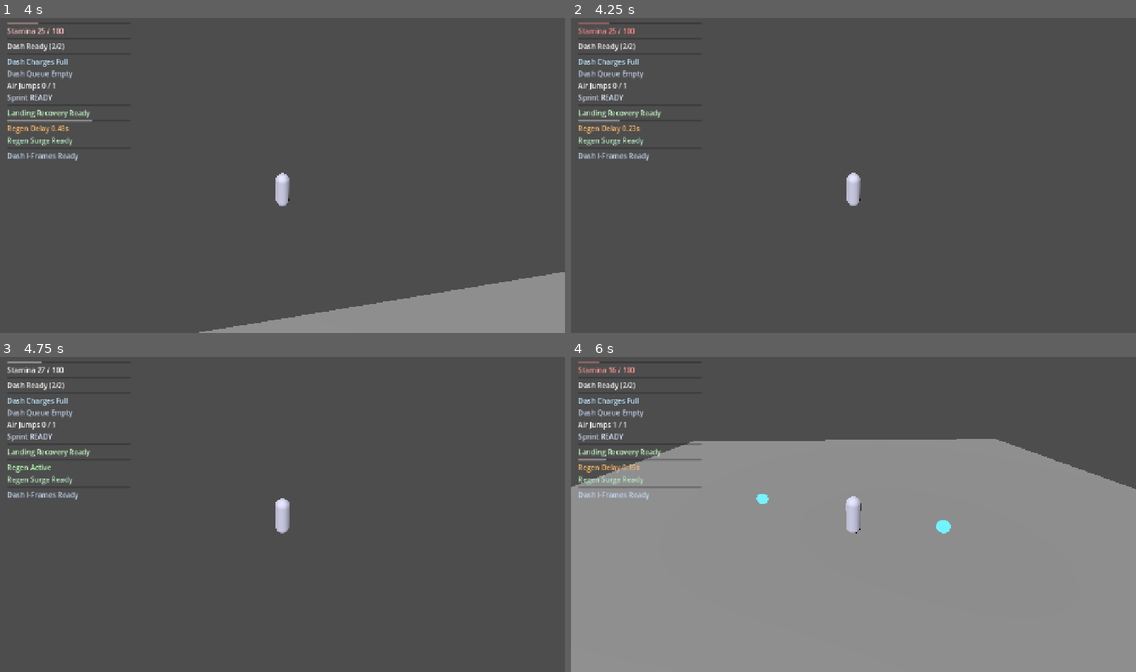
Above: before the commit, frames 1-4 (two rows, left to right).
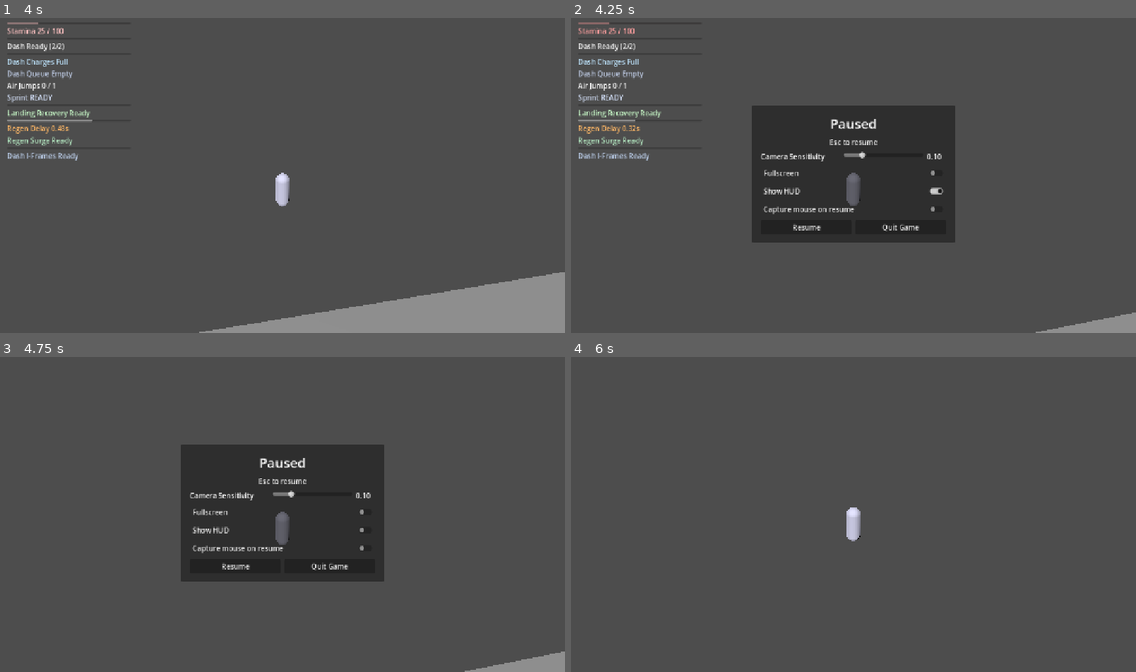
Above: after the commit, the same moments.

Repository: thegoatleroyjenkins/arpg-game
Game: Godot game, scene res://prototype3d/main_3d.tscn
The game is run twice, just before and just after one commit, with the same random seed, the same clock (stepped at 60 frames per second) and the same inputs.
Inputs (mouse positions are in pixels of both pictures, inside the frame that each line leads up to):
- Up to frame 1 (4 s): tap Enter (ui_accept) at 0.5 s; move the mouse to (310, 172) at 0.52 s; press the mouse at (310, 172) at 0.53 s; hold W (move_up) from 0.53 s (still down); tap Space (jump) at 0.77, 1.52, 3.02, 3.77 s; move the mouse to (254, 175) at 1.27 s; release the mouse at (254, 175) at 1.28 s; tap R (camera_recenter) at 1.35 s; move the mouse to (293, 169) at 2.02 s; tap Q (dash) at 2.1 s; move the mouse to (276, 178) at 2.77 s; tap Shift (sprint) at 2.85 s; move the mouse to (322, 178) at 3.52 s; press the mouse at (322, 178) at 3.53 s
- Up to frame 2 (4.25 s): keep holding W (move_up); tap Escape (ui_cancel) at 4.15 s
- Up to frame 3 (4.75 s): release W (move_up) at 4.25 s; release the mouse at (322, 517) at 4.25 s; click (282, 530) at 4.25 s, where only the run after the commit has a clickable "Show HUD"
- Up to frame 4 (6 s): click (853, 549) at 5 s, where only the run after the commit has a clickable "Capture mouse on resume"; click (808, 564) at 5.75 s, where only the run after the commit has a clickable "Resume"

Frame 1 is identical in both runs. In frame 2, 16% of the frame differs, in the area x 8-100%, y 27-100%; in frame 3, 17%; in frame 4, 71%, in the area x 0-100%, y 1-100%.

Commit message:
Add ESC pause menu with basic settings in 3D prototype

Diff:
--- a/prototype3d/main_3d.tscn
+++ b/prototype3d/main_3d.tscn
@@ -1,10 +1,11 @@
-[gd_scene load_steps=13 format=3]
+[gd_scene load_steps=14 format=3]
 
 [ext_resource type="Script" path="res://prototype3d/player_3d.gd" id="1_player_script"]
 [ext_resource type="Script" path="res://prototype3d/stamina_hud_3d.gd" id="2_stamina_hud_script"]
 [ext_resource type="Script" path="res://prototype3d/stamina_pickup_3d.gd" id="3_stamina_pickup_script"]
 [ext_resource type="Resource" path="res://prototype3d/stamina_pickup_profile_standard_3d.tres" id="4_pickup_profile_standard"]
 [ext_resource type="Resource" path="res://prototype3d/stamina_pickup_profile_quick_3d.tres" id="5_pickup_profile_quick"]
+[ext_resource type="Script" path="res://prototype3d/pause_menu_3d.gd" id="6_pause_menu_script"]
 
 [sub_resource type="CapsuleMesh" id="CapsuleMesh_player"]
 radius = 0.35
@@ -185,3 +186,88 @@
 visible = false
 layout_mode = 2
 text = "Dash failed: low stamina"
+
+[node name="PauseMenu" type="CanvasLayer" parent="."]
+process_mode = 3
+script = ExtResource("6_pause_menu_script")
+
+[node name="CenterContainer" type="CenterContainer" parent="PauseMenu"]
+anchors_preset = 15
+anchor_right = 1.0
+anchor_bottom = 1.0
+grow_horizontal = 2
+grow_vertical = 2
+
+[node name="PanelContainer" type="PanelContainer" parent="PauseMenu/CenterContainer"]
+custom_minimum_size = Vector2(460, 0)
+
+[node name="MarginContainer" type="MarginContainer" parent="PauseMenu/CenterContainer/PanelContainer"]
+theme_override_constants/margin_left = 20
+theme_override_constants/margin_top = 20
+theme_override_constants/margin_right = 20
+theme_override_constants/margin_bottom = 20
+
+[node name="VBoxContainer" type="VBoxContainer" parent="PauseMenu/CenterContainer/PanelContainer/MarginContainer"]
+layout_mode = 2
+theme_override_constants/separation = 10
+
+[node name="Title" type="Label" parent="PauseMenu/CenterContainer/PanelContainer/MarginContainer/VBoxContainer"]
+layout_mode = 2
+theme_override_font_sizes/font_size = 30
+text = "Paused"
+horizontal_alignment = 1
+
+[node name="Subtitle" type="Label" parent="PauseMenu/CenterContainer/PanelContainer/MarginContainer/VBoxContainer"]
+layout_mode = 2
+text = "Esc to resume"
+horizontal_alignment = 1
+
+[node name="SensitivityRow" type="HBoxContainer" parent="PauseMenu/CenterContainer/PanelContainer/MarginContainer/VBoxContainer"]
+layout_mode = 2
+theme_override_constants/separation = 8
+
+[node name="SensitivityLabel" type="Label" parent="PauseMenu/CenterContainer/PanelContainer/MarginContainer/VBoxContainer/SensitivityRow"]
+layout_mode = 2
+size_flags_horizontal = 3
+text = "Camera Sensitivity"
+
+[node name="SensitivitySlider" type="HSlider" parent="PauseMenu/CenterContainer/PanelContainer/MarginContainer/VBoxContainer/SensitivityRow"]
+layout_mode = 2
+size_flags_horizontal = 3
+min_value = 0.02
+max_value = 0.4
+step = 0.01
+value = 0.1
+
+[node name="SensitivityValue" type="Label" parent="PauseMenu/CenterContainer/PanelContainer/MarginContainer/VBoxContainer/SensitivityRow"]
+layout_mode = 2
+custom_minimum_size = Vector2(44, 0)
+text = "0.10"
+
+[node name="FullscreenToggle" type="CheckButton" parent="PauseMenu/CenterContainer/PanelContainer/MarginContainer/VBoxContainer"]
+layout_mode = 2
+text = "Fullscreen"
+
+[node name="HudToggle" type="CheckButton" parent="PauseMenu/CenterContainer/PanelContainer/MarginContainer/VBoxContainer"]
+layout_mode = 2
+text = "Show HUD"
+button_pressed = true
+
+[node name="MouseCaptureToggle" type="CheckButton" parent="PauseMenu/CenterContainer/PanelContainer/MarginContainer/VBoxContainer"]
+layout_mode = 2
+text = "Capture mouse on resume"
+button_pressed = true
+
+[node name="ButtonRow" type="HBoxContainer" parent="PauseMenu/CenterContainer/PanelContainer/MarginContainer/VBoxContainer"]
+layout_mode = 2
+theme_override_constants/separation = 8
+
+[node name="ResumeButton" type="Button" parent="PauseMenu/CenterContainer/PanelContainer/MarginContainer/VBoxContainer/ButtonRow"]
+layout_mode = 2
+size_flags_horizontal = 3
+text = "Resume"
+
+[node name="QuitButton" type="Button" parent="PauseMenu/CenterContainer/PanelContainer/MarginContainer/VBoxContainer/ButtonRow"]
+layout_mode = 2
+size_flags_horizontal = 3
+text = "Quit Game"
--- /dev/null
+++ b/prototype3d/pause_menu_3d.gd
@@ -0,0 +1,96 @@
+extends CanvasLayer
+
+@export var player_path: NodePath = NodePath("../Player")
+@export var hud_path: NodePath = NodePath("../StaminaHud")
+
+@onready var panel: PanelContainer = $CenterContainer/PanelContainer
+@onready var sensitivity_slider: HSlider = $CenterContainer/PanelContainer/MarginContainer/VBoxContainer/SensitivityRow/SensitivitySlider
+@onready var sensitivity_value_label: Label = $CenterContainer/PanelContainer/MarginContainer/VBoxContainer/SensitivityRow/SensitivityValue
+@onready var fullscreen_toggle: CheckButton = $CenterContainer/PanelContainer/MarginContainer/VBoxContainer/FullscreenToggle
+@onready var hud_toggle: CheckButton = $CenterContainer/PanelContainer/MarginContainer/VBoxContainer/HudToggle
+@onready var mouse_capture_toggle: CheckButton = $CenterContainer/PanelContainer/MarginContainer/VBoxContainer/MouseCaptureToggle
+@onready var resume_button: Button = $CenterContainer/PanelContainer/MarginContainer/VBoxContainer/ButtonRow/ResumeButton
+@onready var quit_button: Button = $CenterContainer/PanelContainer/MarginContainer/VBoxContainer/ButtonRow/QuitButton
+
+var _player: Node = null
+var _hud: CanvasLayer = null
+
+func _ready() -> void:
+	process_mode = Node.PROCESS_MODE_ALWAYS
+	visible = true
+	panel.visible = false
+	_player = get_node_or_null(player_path)
+	_hud = get_node_or_null(hud_path) as CanvasLayer
+
+	resume_button.pressed.connect(_on_resume_pressed)
+	quit_button.pressed.connect(_on_quit_pressed)
+	sensitivity_slider.value_changed.connect(_on_sensitivity_changed)
+	fullscreen_toggle.toggled.connect(_on_fullscreen_toggled)
+	hud_toggle.toggled.connect(_on_hud_toggled)
+	mouse_capture_toggle.toggled.connect(_on_mouse_capture_toggled)
+
+	_sync_from_state()
+
+func _unhandled_input(event: InputEvent) -> void:
+	if not event.is_action_pressed("ui_cancel"):
+		return
+	if get_tree().paused:
+		_close_menu()
+	else:
+		_open_menu()
+	get_viewport().set_input_as_handled()
+
+func _open_menu() -> void:
+	get_tree().paused = true
+	panel.visible = true
+	Input.set_mouse_mode(Input.MOUSE_MODE_VISIBLE)
+	_sync_from_state()
+
+func _close_menu() -> void:
+	get_tree().paused = false
+	panel.visible = false
+	if mouse_capture_toggle.button_pressed:
+		Input.set_mouse_mode(Input.MOUSE_MODE_CAPTURED)
+
+func _sync_from_state() -> void:
+	if _player != null:
+		var tuning: Resource = _player.get("tuning")
+		if tuning != null and tuning.has_method("get"):
+			var sensitivity: float = float(tuning.get("camera_orbit_sensitivity"))
+			sensitivity_slider.value = clamp(sensitivity, sensitivity_slider.min_value, sensitivity_slider.max_value)
+			_update_sensitivity_label(sensitivity_slider.value)
+	else:
+		_update_sensitivity_label(sensitivity_slider.value)
+
+	fullscreen_toggle.button_pressed = DisplayServer.window_get_mode() == DisplayServer.WINDOW_MODE_FULLSCREEN
+	if _hud != null:
+		hud_toggle.button_pressed = _hud.visible
+	mouse_capture_toggle.button_pressed = Input.get_mouse_mode() == Input.MOUSE_MODE_CAPTURED
+
+func _on_resume_pressed() -> void:
+	_close_menu()
+
+func _on_quit_pressed() -> void:
+	get_tree().quit()
+
+func _on_sensitivity_changed(value: float) -> void:
+	_update_sensitivity_label(value)
+	if _player == null:
+		return
+	var tuning: Resource = _player.get("tuning")
+	if tuning != null:
+		tuning.set("camera_orbit_sensitivity", value)
+
+func _update_sensitivity_label(value: float) -> void:
+	sensitivity_value_label.text = "%.2f" % value
+
+func _on_fullscreen_toggled(enabled: bool) -> void:
+	DisplayServer.window_set_mode(DisplayServer.WINDOW_MODE_FULLSCREEN if enabled else DisplayServer.WINDOW_MODE_WINDOWED)
+
+func _on_hud_toggled(enabled: bool) -> void:
+	if _hud != null:
+		_hud.visible = enabled
+
+func _on_mouse_capture_toggled(enabled: bool) -> void:
+	if not get_tree().paused:
+		Input.set_mouse_mode(Input.MOUSE_MODE_CAPTURED if enabled else Input.MOUSE_MODE_VISIBLE)
